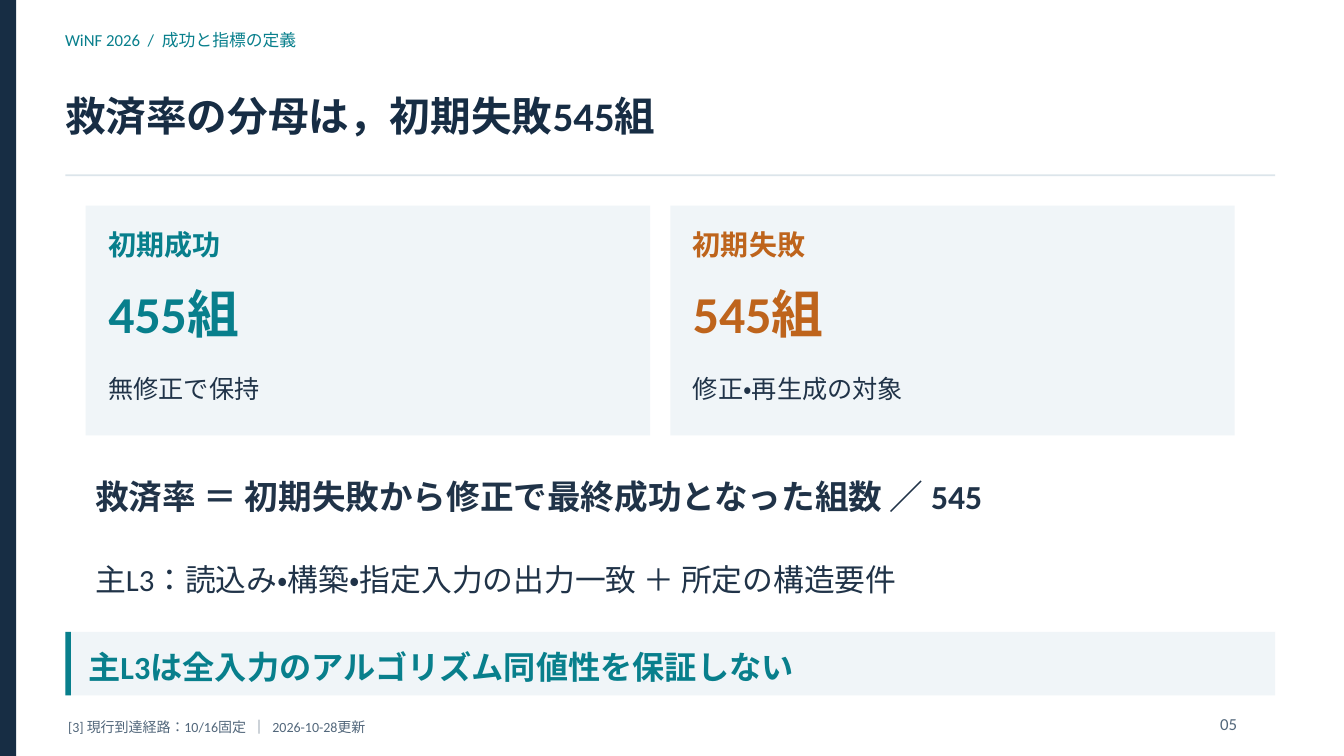
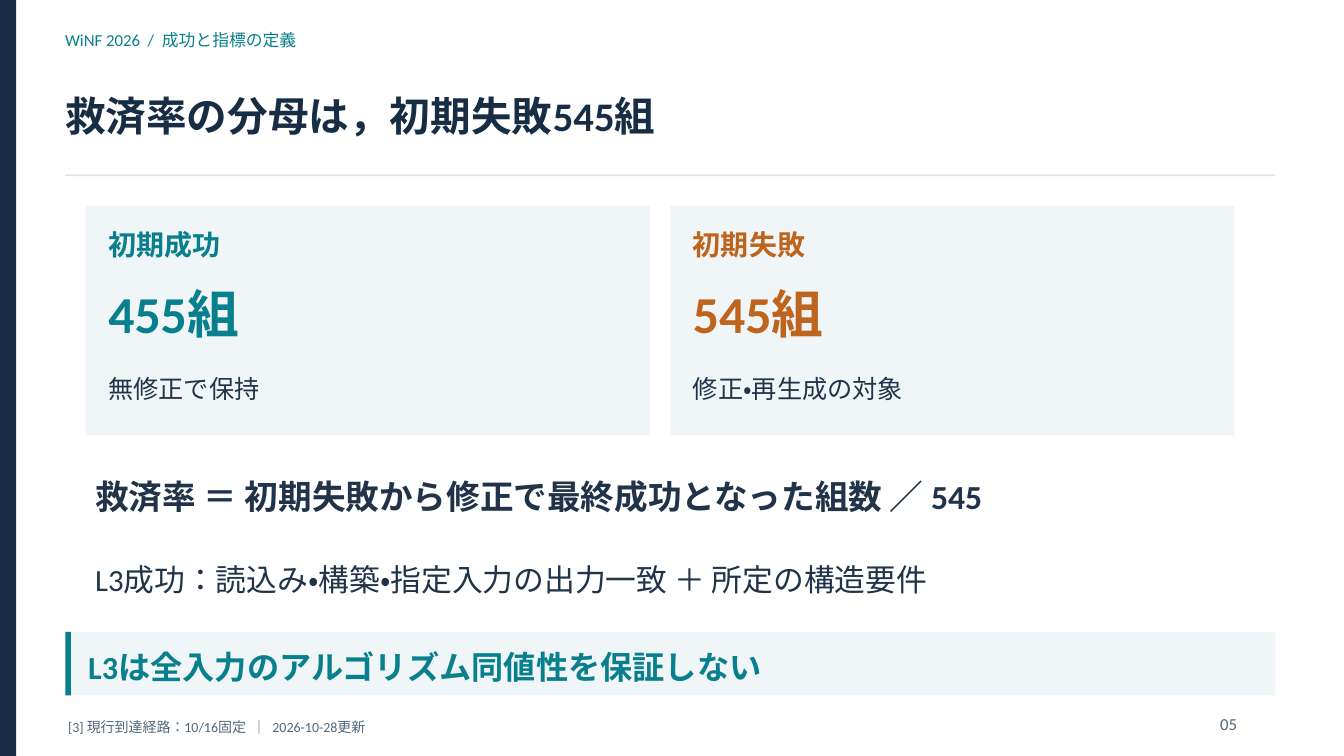
Before and after one commit to yuuma-ito/2026_ito_qLLM-ver3, a slide deck: slide 5 of docs/winf2026/slides/slides.pptx. Drawn at 1344x756 pixels with LibreOffice and Linux fonts; fonts in the diff are those of the drawing. Boxes give left, top, right and bottom in pixels: in the first picture for what was removed or moved away, otherwise in the second. Text is boxed around its words. In the diff, an @@ line names an element or a change of style, - is before the commit and + after.

Commit message:
docs: 評価表現をL3成功に統一し未定義変数の失敗分類を明記
卒論・要旨・発表資料と生成元の主L3表記を整理し、評価水準はL3、達成結果はL3成功とした。原因確認済みの旧unknown表記を実行時エラー（未定義変数）へ修正した。

Word・PowerPoint・PDFを再生成し、現行15成果物の旧表記残存なし、固定出典・集計値不変、図表・本文収録・体裁を検証した。指定フォント未導入による既存のPDF代替フォント制約は記録を維持した。

```diff
--- a/docs/winf2026/slides/slides.pptx
+++ b/docs/winf2026/slides/slides.pptx
@@ text at [95,565,927,594]: text changed @@
-主L3：読込み・構築・指定入力の出力一致 ＋ 所定の構造要件
+L3成功：読込み・構築・指定入力の出力一致 ＋ 所定の構造要件
@@ text at [88,652,761,682]: text changed @@
-主L3は全入力のアルゴリズム同値性を保証しない
+L3は全入力のアルゴリズム同値性を保証しない
```
Also in this commit, not shown: 2 other slides changed, 43 other files.
